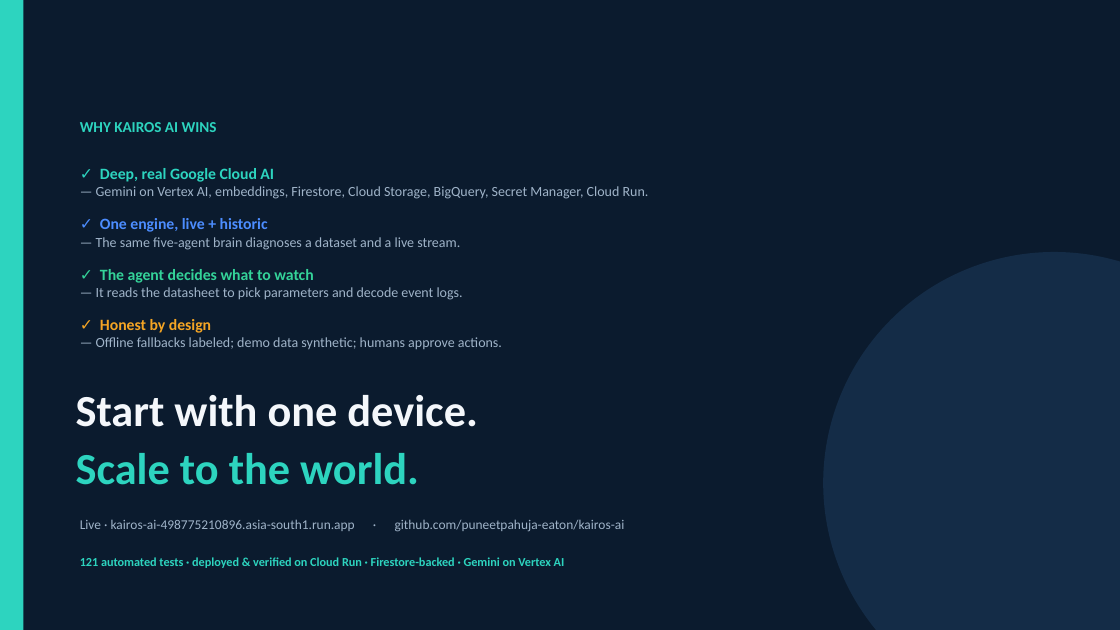
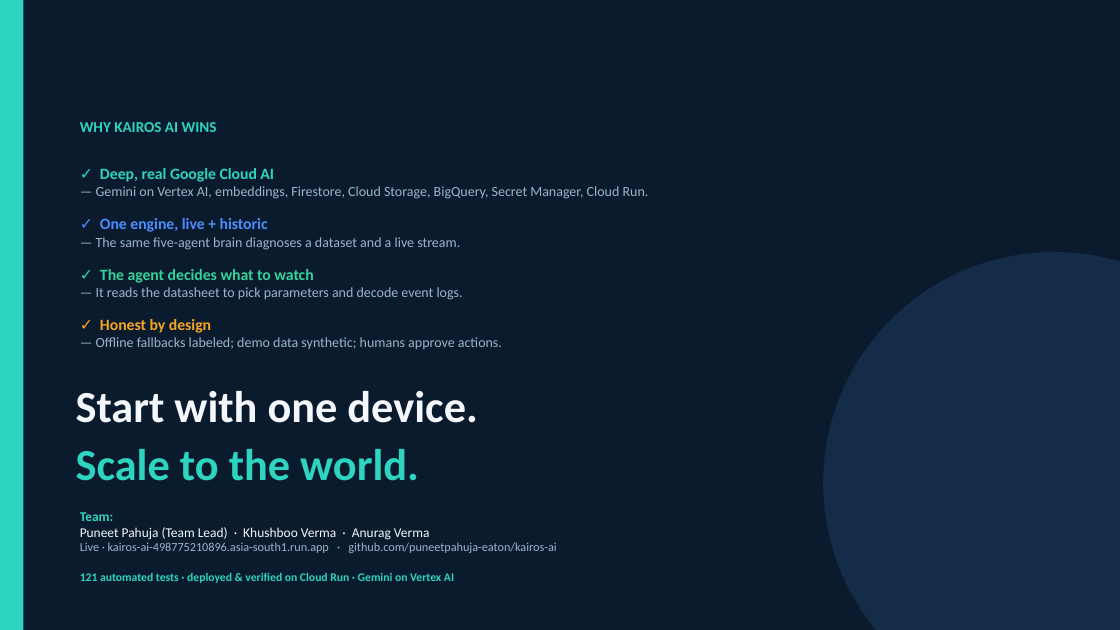
Before and after one commit to puneetpahuja-eaton/aegisops-ai-builder-cup, a slide deck: slide 6 of submission/Kairos-AI-Pitch-Deck.pptx. Drawn at 1120x630 pixels with LibreOffice and Linux fonts; fonts in the diff are those of the drawing. Boxes give left, top, right and bottom in pixels: in the first picture for what was removed or moved away, otherwise in the second. Text is boxed around its words. In the diff, an @@ line names an element or a change of style, - is before the commit and + after.

```diff
--- a/submission/Kairos-AI-Pitch-Deck.pptx
+++ b/submission/Kairos-AI-Pitch-Deck.pptx
@@ text "Start with one device." moved from (x1=76, y1=395, x2=477, y2=485) to (x1=76, y1=391, x2=477, y2=481) @@
@@ text "Live · kairos-ai-498775210896.asia-south1.run.app · github.c ..." moved from (x1=80, y1=519, x2=625, y2=532) to (x1=80, y1=542, x2=556, y2=553) @@
@@ text "Live · kairos-ai-498775210896.asia-south1.run.app · github.c ..." at (x1=80, y1=542, x2=556, y2=553): size 11.5 to 10.5 pt @@
@@ text added at (x1=80, y1=512, x2=430, y2=540), 11.5 pt, text #F4F7FB @@
+Team:
+Puneet Pahuja (Team Lead) · Khushboo Verma · Anurag Verma
@@ text at (x1=80, y1=573, x2=454, y2=583): text changed; size 10.5 to 10 pt @@
-121 automated tests · deployed & verified on Cloud Run · Firestore-backed · Gemini on Vertex AI
+121 automated tests · deployed & verified on Cloud Run · Gemini on Vertex AI
```
Also in this commit, not shown: 1 other slide changed, 2 other files.
